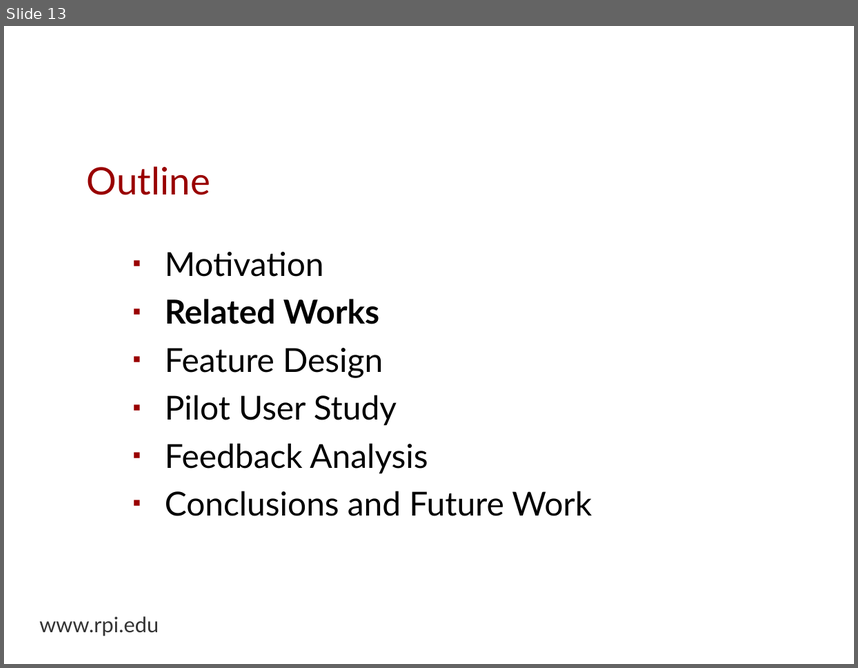
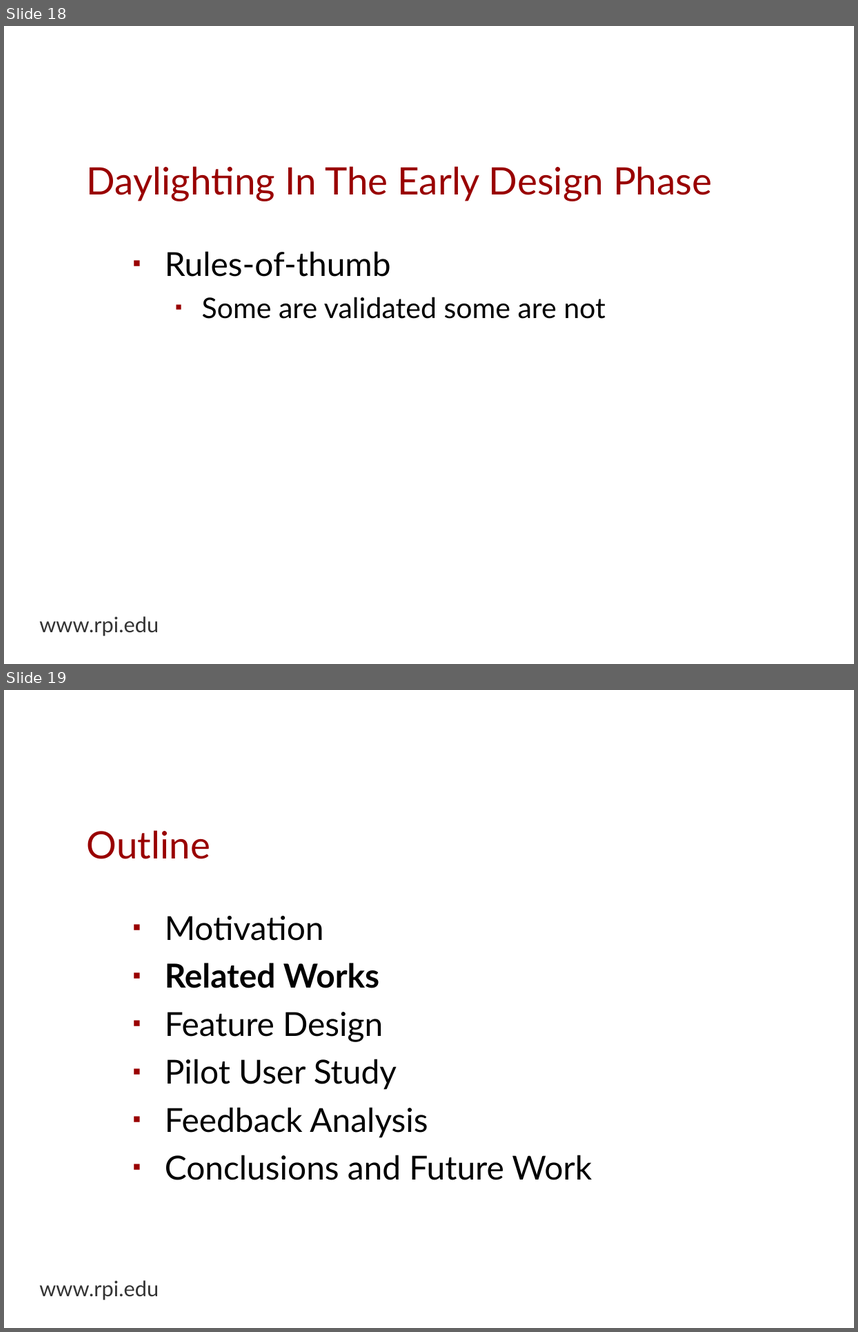
Before and after one commit to espinm2/master_presentation, a slide deck: max_espinoza.odp. Shown one above the other, each under a label of ours: slide 13 before the commit, slides 18 and 19 after it. The pictures are 858x668 and 858x1332 pixels, drawn with LibreOffice and Linux fonts; fonts in the diff are those of the drawing; background and template pictures are left out. Boxes give left, top, right and bottom in pixels: in the first picture for what was removed or moved away, otherwise in the second. Text is boxed around its words. In the diff, an @@ line names an element or a change of style, - is before the commit and + after.

```diff
--- a/max_espinoza.odp
+++ b/max_espinoza.odp
@@ slide 18 added at box(4, 26, 854, 664), background picture (left out); not listed: 1 template element that a slide beside it also shows @@
@@ title added at box(87, 166, 712, 201), 32 pt, text #990000 @@
+Daylighting In The Early Design Phase
@@ text added at box(165, 251, 606, 319), 24 pt, text #000000 @@
+▪ Rules-of-thumb
+  ▪ Some are validated some are not
@@ what was slide 13 is now slide 19 @@
```
Also in this commit, not shown: 2 slides changed, 6 other slides added, 1 slide removed, 1 other file.
